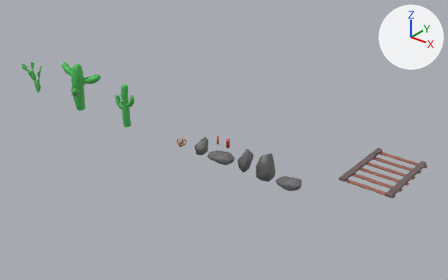
Renders of the Blender file Modelos/breder cowboy/breder semestre2 semana 1.blend from each side of a commit.
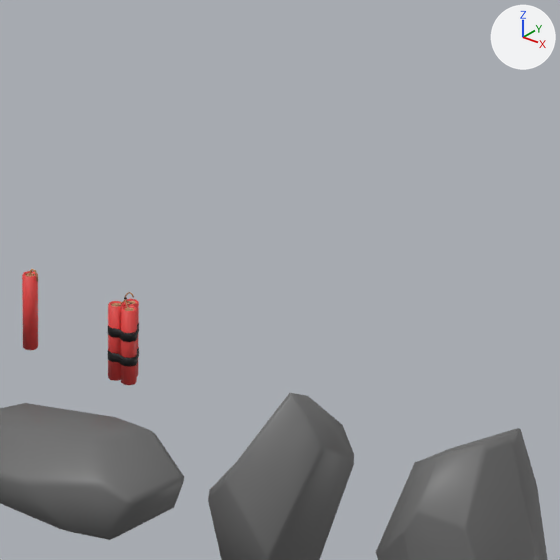
The first picture shows the older version from a camera (50 mm lens) standing at (14.66, -9.69, 10.62) and looking at (1.49, 6.78, 0.41). The close-ups show both versions on the part from 48% to 62% of the width and 38% to 60% of the height of that picture; other places that the commit changed are outside them. Every picture has the same lights, and +X, +Y and +Z are marked at upper right.

Script lines for the objects in view, before the commit:
```python
me_cube = bpy.data.meshes.new('Cube')
me_cube.from_pydata(...)  # 42 vertices, 50 faces; spans x -0.194..0.302, y -0.268..0.323, z 0.003..0.854
me_cube.polygons.foreach_set('use_smooth', [True] * 50)
me_cube.materials.append(mat_material_cinza)  # dark grey #6c6c6c
me_sphere_001 = bpy.data.meshes.new('Sphere.001')
me_sphere_001.from_pydata(...)  # 54 vertices, 63 faces; spans x -0.545..0.501, y -0.282..0.41, z -0.014..0.346
me_sphere_001.polygons.foreach_set('use_smooth', [True] * 63)
me_sphere_001.materials.append(mat_material_cinza)  # dark grey #6c6c6c
me_sphere_003 = bpy.data.meshes.new('Sphere.003')
me_sphere_003.from_pydata(...)  # 70 vertices, 83 faces; spans x -0.339..0.281, y -0.338..0.379, z -0.014..0.95
me_sphere_003.polygons.foreach_set('use_smooth', [True] * 83)
me_sphere_003.materials.append(mat_material_cinza)  # dark grey #6c6c6c
ob_pedra2 = bpy.data.objects.new('Pedra2', me_sphere_001)
ob_pedra2.location = (2.0, 6.0, 0.0)
ob_pedra3 = bpy.data.objects.new('Pedra3', me_cube)
ob_pedra3.location = (3.0, 6.0, 0.0)
ob_pedra4 = bpy.data.objects.new('Pedra4', me_sphere_003)
ob_pedra4.location = (4.0, 6.0, 0.0)
# also in view: 'Dinamite' at (1.01, 7.0, 0.19); 'Dinamite.Maco' at (1.5, 7.03, 0.21)
```
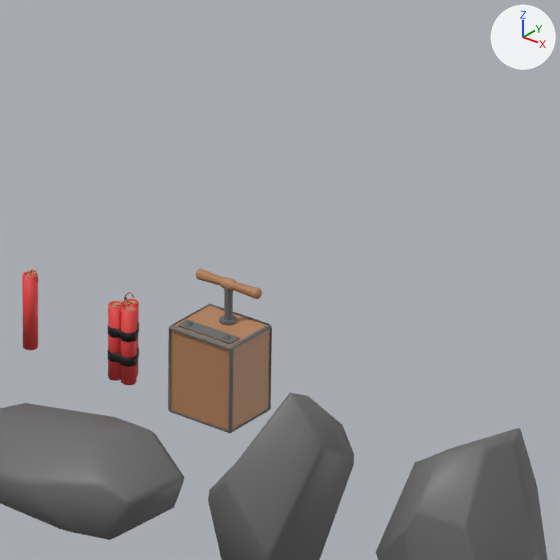
What differs and where, as boxes (x1, y1, x2, y2) in the close-ups (560 x 560 px):
'Dinamite.Detonador', added
    after: (168, 269, 272, 433)
    faces in mat_material_beje (orange #b8845d): (170, 269, 270, 430)
    faces in mat_material_cinza (dark grey #6c6c6c): (168, 289, 272, 433)

What changed in the scene script:
```text
Add me_cube_001:
    me_cube_001.from_pydata(...)  # 186 vertices, 173 faces; spans x -0.169..0.169, y -0.144..0.144, z 0.0..0.594
    me_cube_001.polygons.foreach_set('use_smooth', [True] * 173)
    # faces by material slot: [95, 78]
    me_cube_001.materials.append(mat_material_cinza)  # dark grey #6c6c6c
    me_cube_001.materials.append(mat_material_beje)  # orange #b8845d
Add ob_dinamite_detonador:
    ob_dinamite_detonador = bpy.data.objects.new('Dinamite.Detonador', me_cube_001)
    ob_dinamite_detonador.location = (2.0, 7.018, 0.0)
```
